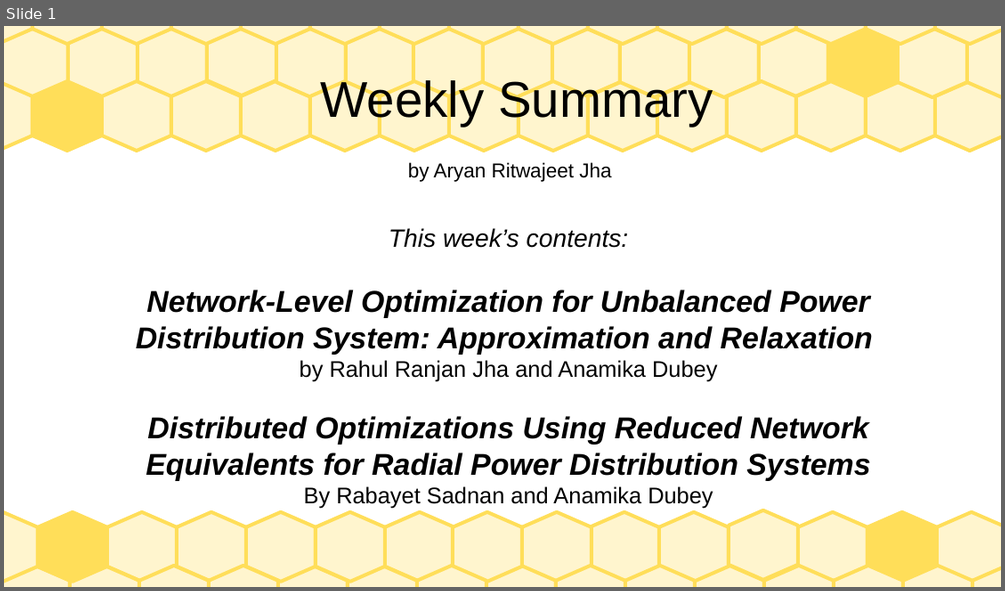
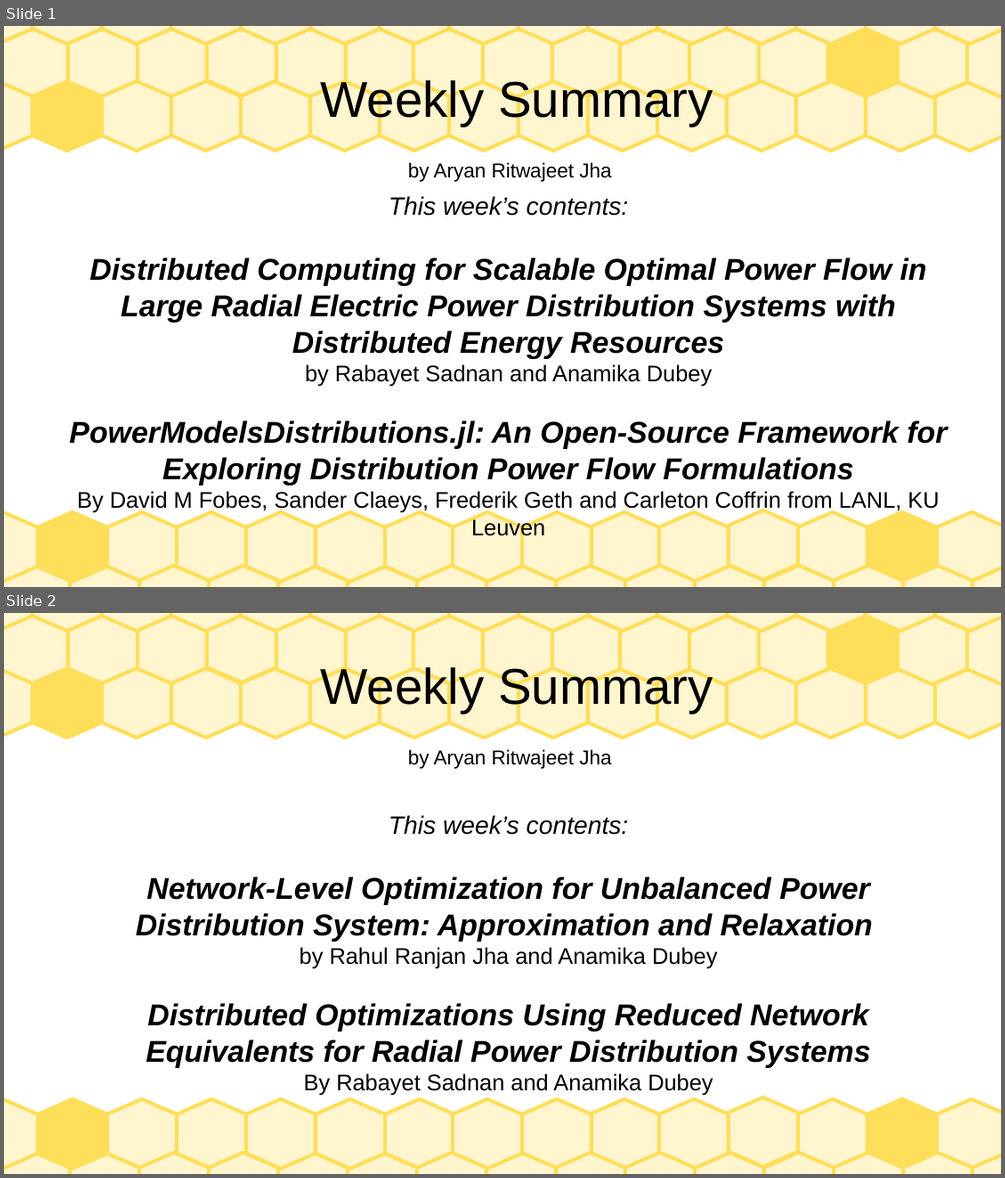
Before and after one commit to Realife-Brahmin/OriginalDocsHub, a slide deck: research_showcase/weeklyPresentation_aryan_ritwajeet_jha.odp. Shown one above the other, each under a label of ours: slide 1 before the commit, slides 1 and 2 after it. The pictures are 1005x591 and 1005x1178 pixels, drawn with LibreOffice and Linux fonts; fonts in the diff are those of the drawing. Boxes give left, top, right and bottom in pixels: in the first picture for what was removed or moved away, otherwise in the second. Text is boxed around its words. In the diff, an @@ line names an element or a change of style, - is before the commit and + after.

Commit message:
hehe

```diff
--- a/research_showcase/weeklyPresentation_aryan_ritwajeet_jha.odp
+++ b/research_showcase/weeklyPresentation_aryan_ritwajeet_jha.odp
@@ slide 1 added at (4, 26, 1001, 587), background #FFFFFF; not listed: 75 template elements that a slide beside it also shows @@
@@ title added at (321, 77, 712, 182), 16 pt, text #000000 @@
+Weekly Summary
+by Aryan Ritwajeet Jha
@@ subtitle added at (69, 196, 947, 540), 24 pt, text #000000, bold, italic @@
+This week’s contents:
+Distributed Computing for Scalable Optimal Power Flow in Large Radial Electric Power Distribution Systems with Distributed Energy Resources
+by Rabayet Sadnan and Anamika Dubey
+PowerModelsDistributions.jl: An Open-Source Framework for Exploring Distribution Power Flow Formulations
+By David M Fobes, Sander Claeys, Frederik Geth and Carleton Coffrin from LANL, KU Leuven
@@ what was slide 1 is now slide 2 @@
```
